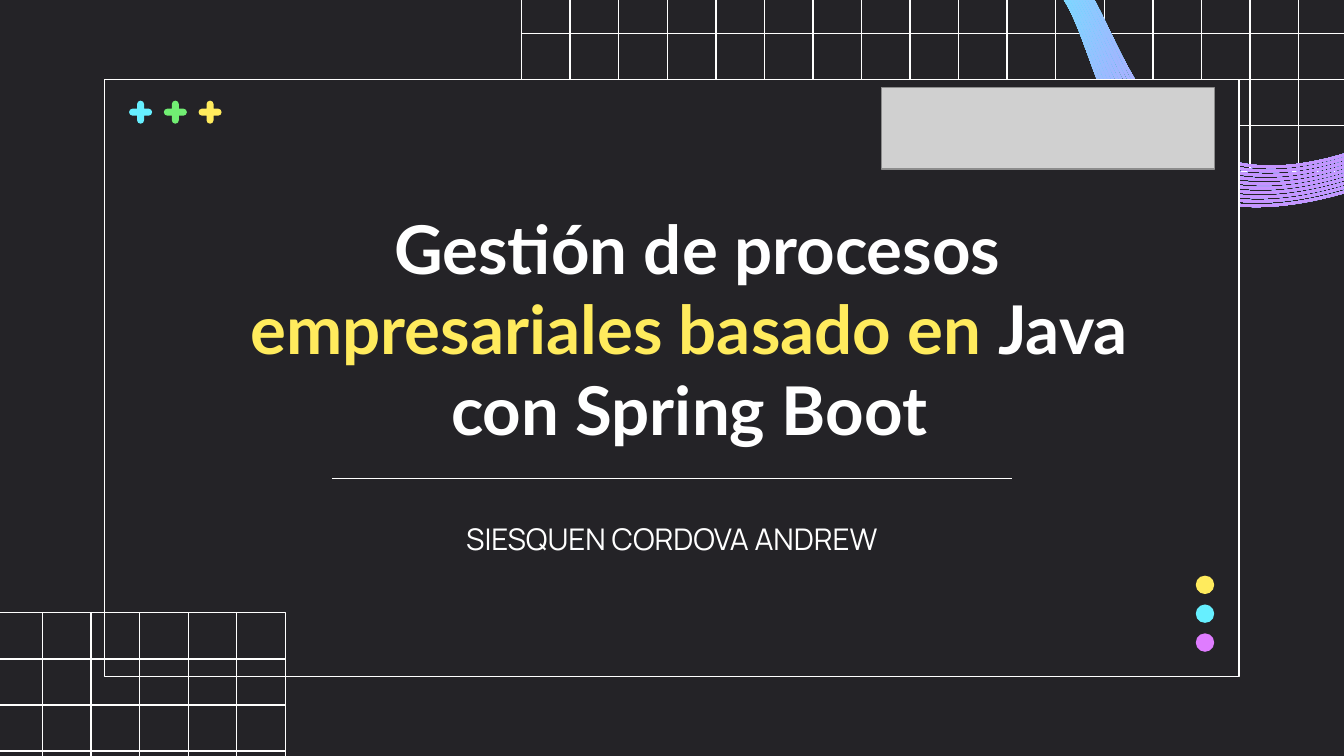
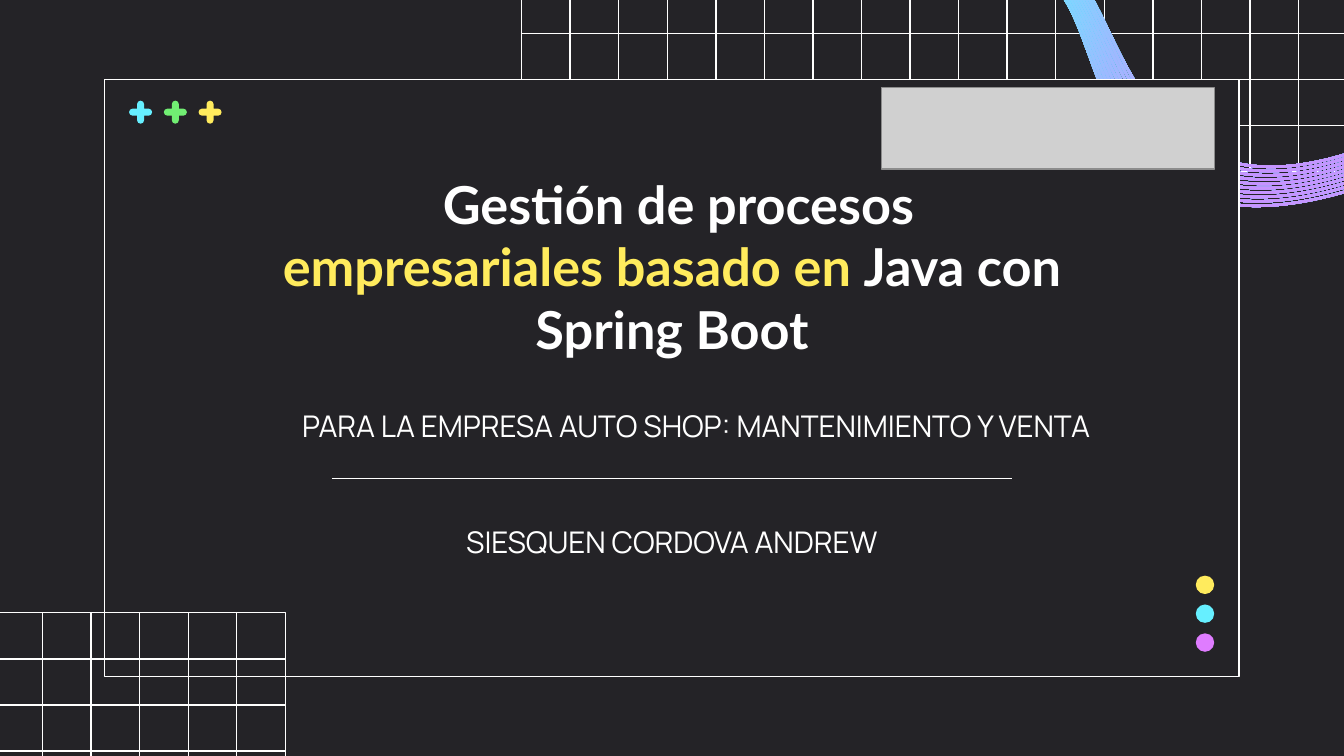
Before and after one commit to arkit27/CursoEspecializacion, a slide deck: slide 1 of SIESQUEN CORDOVA ANDREW - ESP.pptx. Drawn at 1344x756 pixels with LibreOffice and Linux fonts; fonts in the diff are those of the drawing; grey boxes stand for pictures; background and template pictures are left out. Boxes give left, top, right and bottom in pixels: in the first picture for what was removed or moved away, otherwise in the second. Text is boxed around its words. In the diff, an @@ line names an element or a change of style, - is before the commit and + after.

```diff
--- a/SIESQUEN CORDOVA ANDREW - ESP.pptx
+++ b/SIESQUEN CORDOVA ANDREW - ESP.pptx
@@ title "Gestión de procesos empresariales basado ..." moved from (x1=250, y1=224, x2=1128, y2=447) to (x1=283, y1=185, x2=1061, y2=359) @@
@@ title "Gestión de procesos empresariales basado ..." at (x1=283, y1=185, x2=1061, y2=359): size 36 to 28 pt @@
@@ text added at (x1=302, y1=415, x2=1090, y2=438), 16 pt, text #FFFFFF @@
+PARA LA EMPRESA AUTO SHOP: MANTENIMIENTO Y VENTA
```
Also in this commit, not shown: 1 other slide changed, 5 other files.
